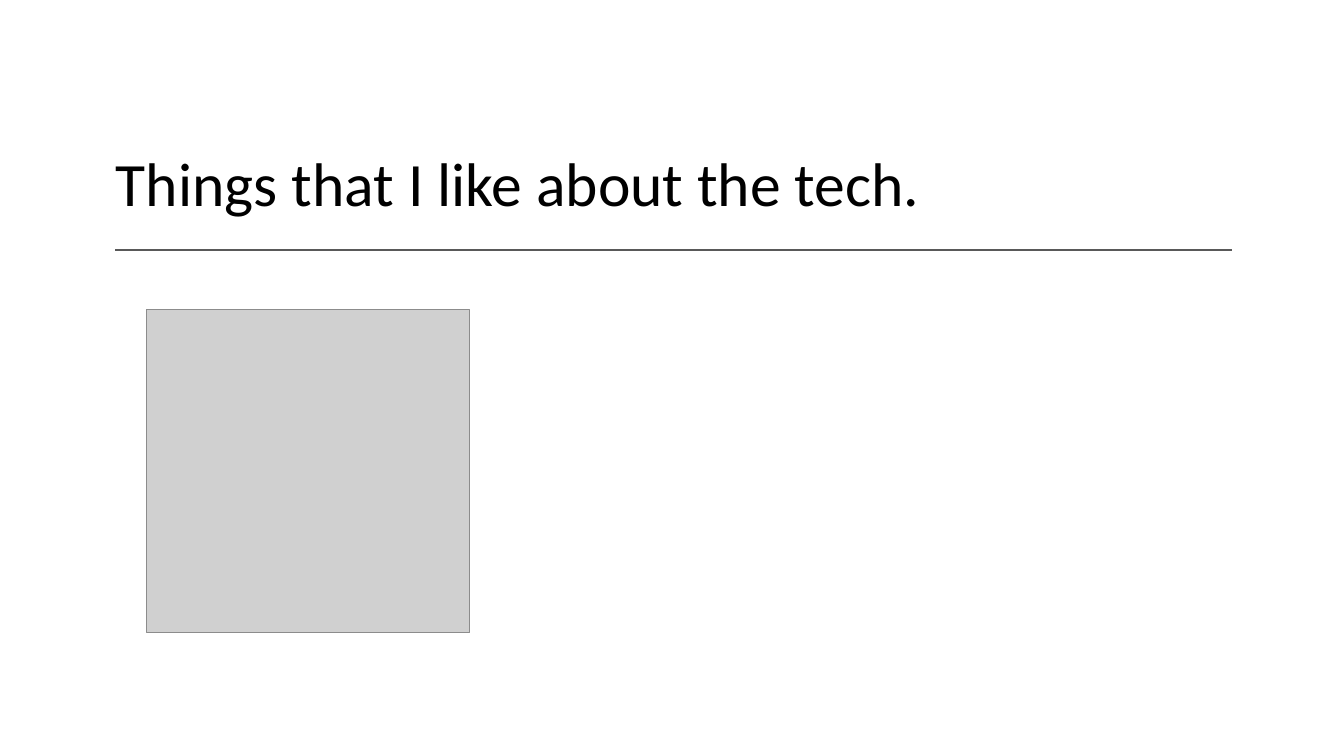
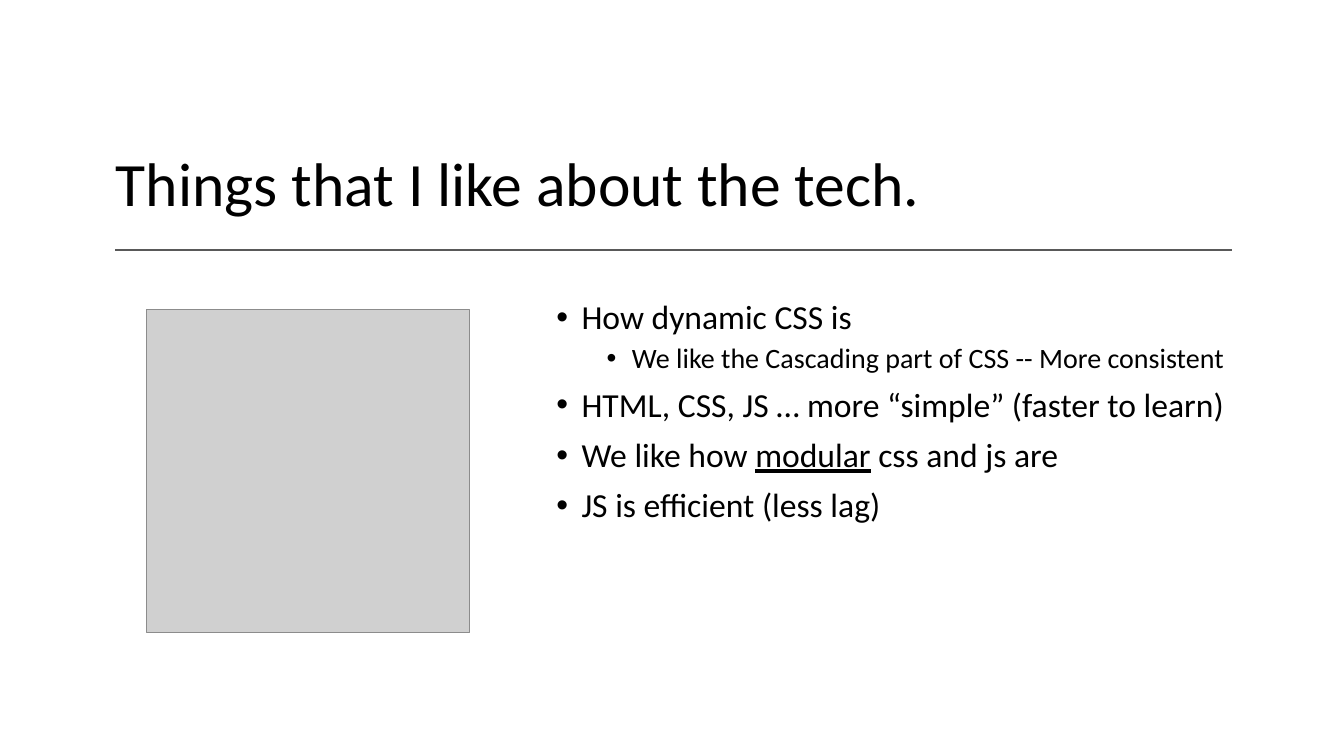
Before and after one commit to 200914ROC2/Training, a slide deck: slide 12 of 5Week-FrontEnd/FrontEnd-SDLC.pptx (slide 11 before the commit). Drawn at 1344x756 pixels with LibreOffice and Linux fonts; fonts in the diff are those of the drawing; grey boxes stand for pictures. Boxes give left, top, right and bottom in pixels: in the first picture for what was removed or moved away, otherwise in the second. Text is boxed around its words. In the diff, an @@ line names an element or a change of style, - is before the commit and + after.

```diff
--- a/5Week-FrontEnd/FrontEnd-SDLC.pptx
+++ b/5Week-FrontEnd/FrontEnd-SDLC.pptx
@@ text added at bbox=[582, 305, 1224, 523], 24 pt, text #000000 @@
+• How dynamic CSS is
+  • We like the Cascading part of CSS -- More consistent
+• HTML, CSS, JS … more “simple” (faster to learn)
+• We like how modular css and js are
+• JS is efficient (less lag)
```
Also in this commit, not shown: 1 other slide changed, 1 slide added, 1 other file.
